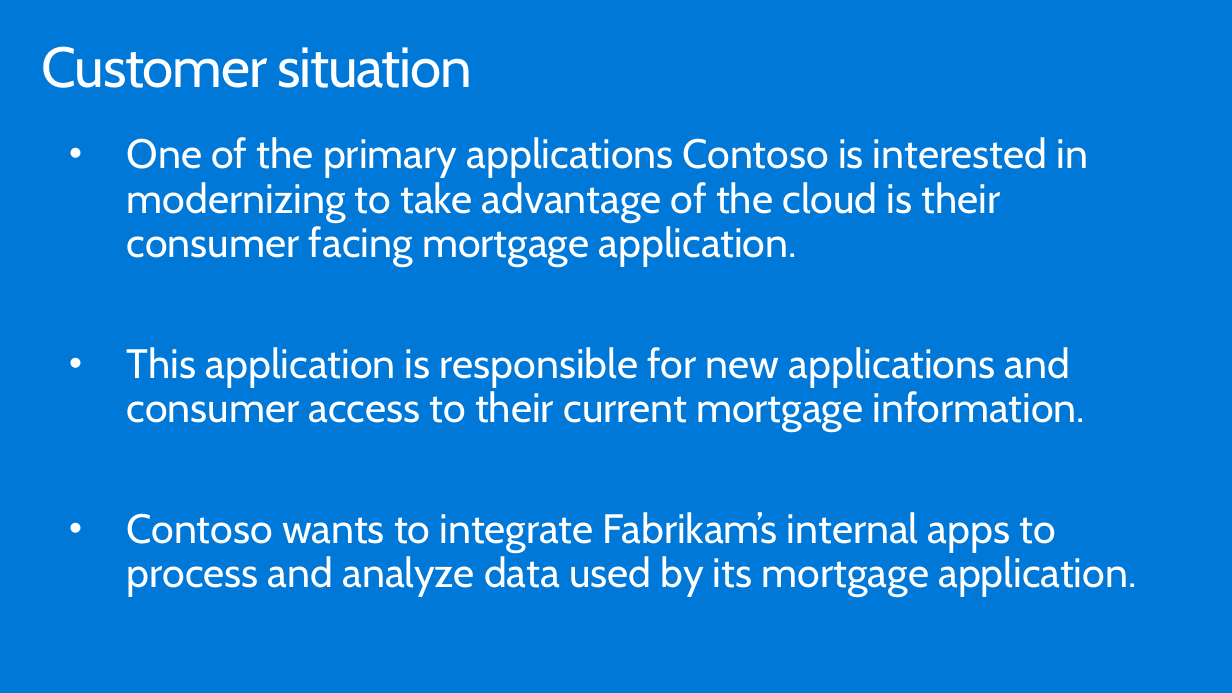
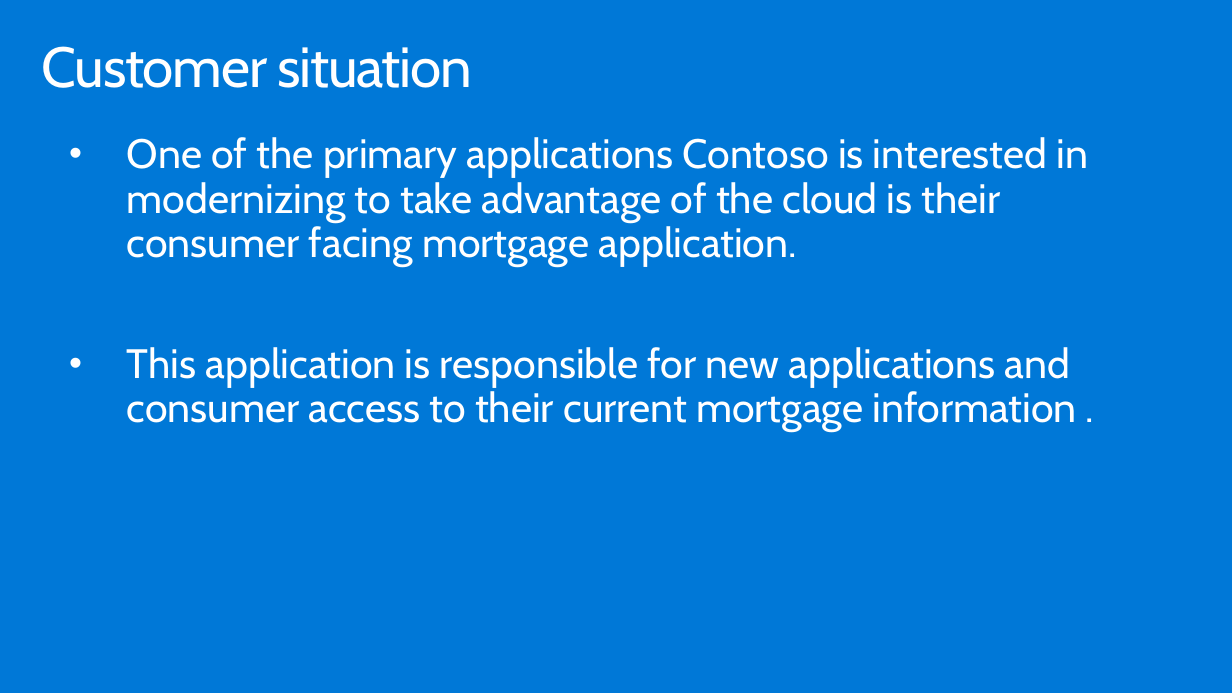
Before and after one commit to Microsoft/MCW-Azure-Stack, a slide deck: slide 6 of Whiteboard design session/WDS trainer presentation - Azure Stack.pptx (slide 7 before the commit). Drawn at 1232x693 pixels with LibreOffice and Linux fonts; fonts in the diff are those of the drawing. Boxes give left, top, right and bottom in pixels: in the first picture for what was removed or moved away, otherwise in the second. Text is boxed around its words. In the diff, an @@ line names an element or a change of style, - is before the commit and + after.

```diff
--- a/Whiteboard design session/WDS trainer presentation - Azure Stack.pptx
+++ b/Whiteboard design session/WDS trainer presentation - Azure Stack.pptx
@@ text at [127, 347, 1077, 432]: text changed @@
-• This application is responsible for new applications and consumer access to their current mortgage information.
-• Contoso wants to integrate Fabrikam’s internal apps to process and analyze data used by its mortgage application.
+• This application is responsible for new applications and consumer access to their current mortgage information .
```
Also in this commit, not shown: 5 other slides changed, 5 slides removed, 44 other files.
